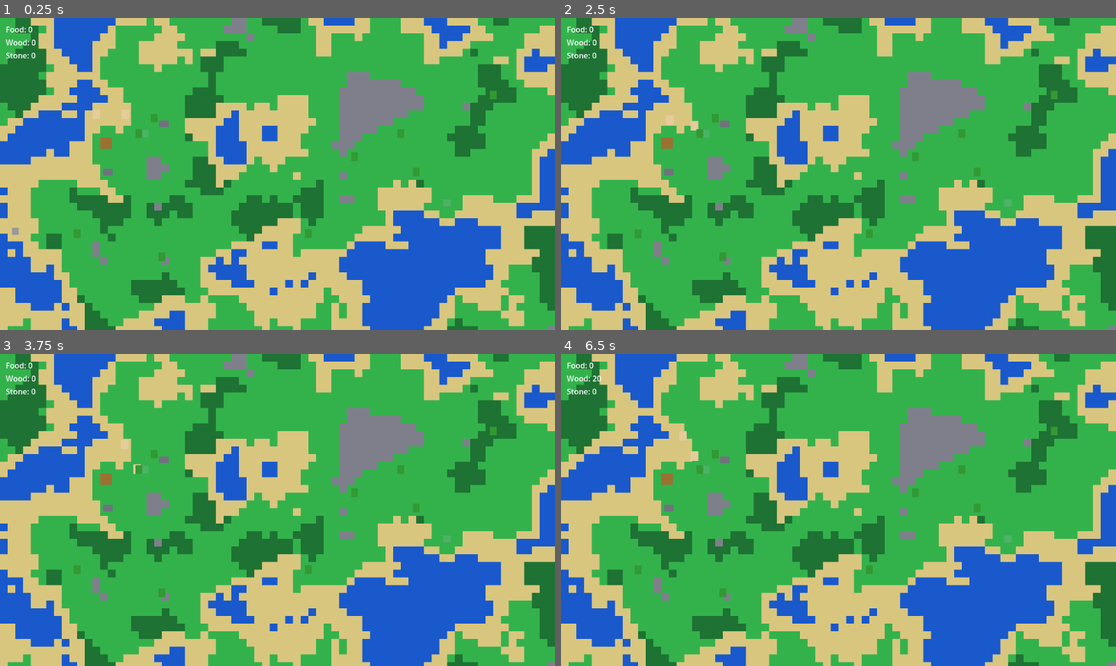
Above: before the commit, frames 1-4 (two rows, left to right).
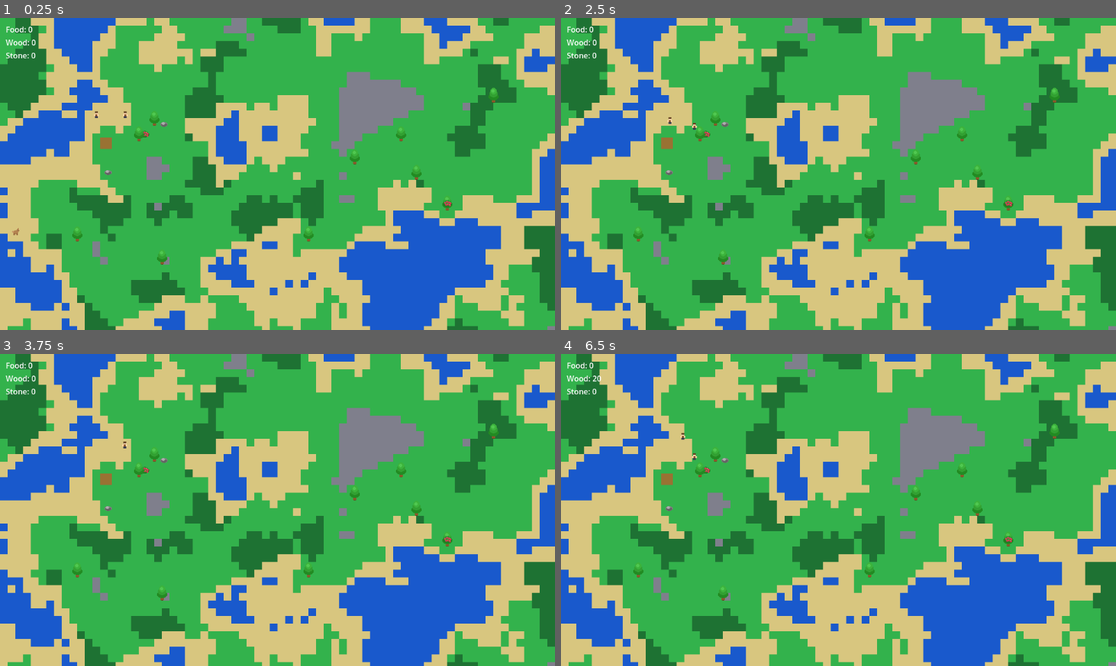
Above: after the commit, the same moments.

Repository: owntheclimb/Gdmodegame
Game: Godot game, scene res://scenes/Game.tscn
Two runs of this game, one before a commit and one after it. Both use one fixed random seed, a clock stepped at 60 frames per second and the inputs below.
Inputs (mouse positions are in pixels of both pictures, inside the frame that each line leads up to):
- Up to frame 1 (0.25 s): no input
- Up to frame 2 (2.5 s): drag from (655, 114) to (871, 233) at 0.52 s; tap Enter at 1.25 s; drag from (688, 114) to (871, 233) at 1.27 s; tap Space at 2 s; move the mouse to (894, 105) at 2.02 s; hold Right (ui_right) from 2.03 s (still down); hold B (place_building) from 2.03 s (still down)
- Up to frame 3 (3.75 s): release Right (ui_right) at 2.75 s; release B (place_building) at 2.75 s; drag from (249, 572) to (138, 469) at 2.77 s; move the mouse to (444, 556) at 3.52 s; hold Left (ui_left) from 3.53 s (still down); hold B (place_building) from 3.53 s (still down)
- Up to frame 4 (6.5 s): release Left (ui_left) at 4.25 s; release B (place_building) at 4.25 s; drag from (672, 463) to (916, 491) at 4.27 s; tap Enter at 5 s; move the mouse to (866, 510) at 5.02 s; hold Down (ui_down) 5.03-5.75 s; hold B (place_building) 5.03-5.75 s; click (866, 510) at 5.17 s; tap Space at 5.75 s; drag from (755, 432) to (1010, 538) at 5.77 s

The runs differ from the first frame. In frame 1, 0.5% of the frame differs, in the area x 2-90%, y 22-80%; in frame 2, 0.5%; in frame 3, 0.4%; in frame 4, 0.5%.

Commit message:
Add charming pixel art sprites for all game entities (villager, tree, rock, berry bush, hut, creature, etc)

Diff:
--- a/scenes/BerryBush.tscn
+++ b/scenes/BerryBush.tscn
@@ -1,14 +1,17 @@
-[gd_scene load_steps=3 format=3]
+[gd_scene load_steps=4 format=3]
 
 [ext_resource type="Script" path="res://scripts/berry_bush.gd" id="1_5n8vv"]
+[ext_resource type="Texture2D" path="res://assets/sprites/berry_bush.png" id="2_sprite"]
 
 [sub_resource type="CircleShape2D" id="CircleShape2D_1v5if"]
-radius = 8.0
+radius = 10.0
 
 [node name="BerryBush" type="Area2D"]
 script = ExtResource("1_5n8vv")
 
 [node name="Sprite" type="Sprite2D" parent="."]
+texture = ExtResource("2_sprite")
+texture_filter = 1
 
 [node name="CollisionShape2D" type="CollisionShape2D" parent="."]
 shape = SubResource("CircleShape2D_1v5if")
--- a/scenes/Creature.tscn
+++ b/scenes/Creature.tscn
@@ -1,14 +1,17 @@
-[gd_scene load_steps=3 format=3]
+[gd_scene load_steps=4 format=3]
 
-[ext_resource type="Script" path="res://scripts/creature.gd" id="1_7g4xk"]
+[ext_resource type="Script" path="res://scripts/creature.gd" id="1_creature"]
+[ext_resource type="Texture2D" path="res://assets/sprites/creature.png" id="2_sprite"]
 
-[sub_resource type="CircleShape2D" id="CircleShape2D_creature"]
-radius = 7.0
+[sub_resource type="CircleShape2D" id="CircleShape2D_crtr"]
+radius = 8.0
 
 [node name="Creature" type="CharacterBody2D"]
-script = ExtResource("1_7g4xk")
+script = ExtResource("1_creature")
 
 [node name="Sprite" type="Sprite2D" parent="."]
+texture = ExtResource("2_sprite")
+texture_filter = 1
 
 [node name="CollisionShape2D" type="CollisionShape2D" parent="."]
-shape = SubResource("CircleShape2D_creature")
+shape = SubResource("CircleShape2D_crtr")
--- a/scenes/EventMarker.tscn
+++ b/scenes/EventMarker.tscn
@@ -1,14 +1,17 @@
-[gd_scene load_steps=3 format=3]
+[gd_scene load_steps=4 format=3]
 
-[ext_resource type="Script" path="res://scripts/event_marker.gd" id="1_26wmg"]
+[ext_resource type="Script" path="res://scripts/event_marker.gd" id="1_em"]
+[ext_resource type="Texture2D" path="res://assets/sprites/event_marker.png" id="2_sprite"]
 
-[sub_resource type="CircleShape2D" id="CircleShape2D_1rp04"]
-radius = 10.0
+[sub_resource type="CircleShape2D" id="CircleShape2D_em"]
+radius = 8.0
 
-[node name="EventMarker" type="Area2D"]
-script = ExtResource("1_26wmg")
+[node name="EventMarker" type="Area2D" groups=["event_marker"]]
+script = ExtResource("1_em")
 
 [node name="Sprite" type="Sprite2D" parent="."]
+texture = ExtResource("2_sprite")
+texture_filter = 1
 
 [node name="CollisionShape2D" type="CollisionShape2D" parent="."]
-shape = SubResource("CircleShape2D_1rp04")
+shape = SubResource("CircleShape2D_em")
--- a/scenes/Rock.tscn
+++ b/scenes/Rock.tscn
@@ -1,14 +1,17 @@
-[gd_scene load_steps=3 format=3]
+[gd_scene load_steps=4 format=3]
 
 [ext_resource type="Script" path="res://scripts/rock.gd" id="1_l4u6x"]
+[ext_resource type="Texture2D" path="res://assets/sprites/rock.png" id="2_sprite"]
 
 [sub_resource type="RectangleShape2D" id="RectangleShape2D_kt7yj"]
-size = Vector2(20, 14)
+size = Vector2(16, 12)
 
 [node name="Rock" type="Area2D"]
 script = ExtResource("1_l4u6x")
 
 [node name="Sprite" type="Sprite2D" parent="."]
+texture = ExtResource("2_sprite")
+texture_filter = 1
 
 [node name="CollisionShape2D" type="CollisionShape2D" parent="."]
 shape = SubResource("RectangleShape2D_kt7yj")
--- a/scenes/Stone.tscn
+++ b/scenes/Stone.tscn
@@ -1,6 +1,7 @@
-[gd_scene load_steps=3 format=3]
+[gd_scene load_steps=4 format=3]
 
 [ext_resource type="Script" path="res://scripts/stone_node.gd" id="1_2b7w8"]
+[ext_resource type="Texture2D" path="res://assets/sprites/rock.png" id="2_sprite"]
 
 [sub_resource type="RectangleShape2D" id="RectangleShape2D_g7t3k"]
 size = Vector2(16, 12)
@@ -9,6 +10,8 @@
 script = ExtResource("1_2b7w8")
 
 [node name="Sprite" type="Sprite2D" parent="."]
+texture = ExtResource("2_sprite")
+texture_filter = 1
 
 [node name="CollisionShape2D" type="CollisionShape2D" parent="."]
 shape = SubResource("RectangleShape2D_g7t3k")
--- a/scenes/Storage.tscn
+++ b/scenes/Storage.tscn
@@ -1,6 +1,19 @@
-[gd_scene load_steps=2 format=3]
+[gd_scene load_steps=4 format=3]
 
-[ext_resource type="Script" path="res://scripts/storage.gd" id="1_53gr8"]
+[ext_resource type="Script" path="res://scripts/storage.gd" id="1_storage"]
+[ext_resource type="Texture2D" path="res://assets/sprites/storage.png" id="2_sprite"]
 
-[node name="Storage" type="Node2D"]
-script = ExtResource("1_53gr8")
+[sub_resource type="RectangleShape2D" id="RectangleShape2D_stor"]
+size = Vector2(24, 20)
+
+[node name="Storage" type="Node2D" groups=["storage"]]
+script = ExtResource("1_storage")
+
+[node name="Sprite" type="Sprite2D" parent="."]
+texture = ExtResource("2_sprite")
+texture_filter = 1
+
+[node name="Area2D" type="Area2D" parent="."]
+
+[node name="CollisionShape2D" type="CollisionShape2D" parent="Area2D"]
+shape = SubResource("RectangleShape2D_stor")
--- a/scenes/Tree.tscn
+++ b/scenes/Tree.tscn
@@ -1,14 +1,17 @@
-[gd_scene load_steps=3 format=3]
+[gd_scene load_steps=4 format=3]
 
 [ext_resource type="Script" path="res://scripts/tree.gd" id="1_6l3b9"]
+[ext_resource type="Texture2D" path="res://assets/sprites/tree.png" id="2_sprite"]
 
 [sub_resource type="CircleShape2D" id="CircleShape2D_8n3lv"]
-radius = 8.0
+radius = 12.0
 
 [node name="Tree" type="Area2D"]
 script = ExtResource("1_6l3b9")
 
 [node name="Sprite" type="Sprite2D" parent="."]
+texture = ExtResource("2_sprite")
+texture_filter = 1
 
 [node name="CollisionShape2D" type="CollisionShape2D" parent="."]
 shape = SubResource("CircleShape2D_8n3lv")
--- a/scenes/Villager.tscn
+++ b/scenes/Villager.tscn
@@ -1,6 +1,7 @@
-[gd_scene load_steps=4 format=3]
+[gd_scene load_steps=5 format=3]
 
 [ext_resource type="Script" path="res://scripts/villager.gd" id="1_2y2x0"]
+[ext_resource type="Texture2D" path="res://assets/sprites/villager.png" id="2_sprite"]
 
 [sub_resource type="RectangleShape2D" id="RectangleShape2D_1t1y0"]
 size = Vector2(16, 16)
@@ -12,6 +13,8 @@
 script = ExtResource("1_2y2x0")
 
 [node name="Sprite" type="Sprite2D" parent="."]
+texture = ExtResource("2_sprite")
+texture_filter = 1
 
 [node name="CollisionShape2D" type="CollisionShape2D" parent="."]
 shape = SubResource("RectangleShape2D_1t1y0")
Binary file added: assets/sprites/berry_bush.png
Not shown, added: assets/sprites/berry_bush.png.import
Binary file added: assets/sprites/construction_site.png
Not shown, added: assets/sprites/construction_site.png.import
Binary file added: assets/sprites/creature.png
Not shown, added: assets/sprites/creature.png.import
Binary file added: assets/sprites/event_marker.png
Not shown, added: assets/sprites/event_marker.png.import
Binary file added: assets/sprites/hut.png
Not shown, added: assets/sprites/hut.png.import
Binary file added: assets/sprites/rock.png
Not shown, added: assets/sprites/rock.png.import
(and 7 more such lines)
